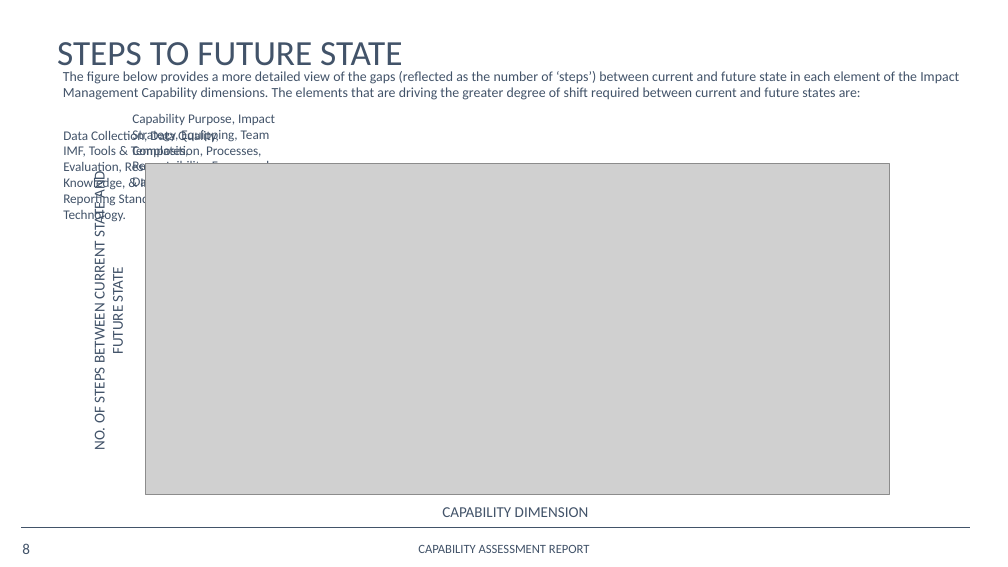
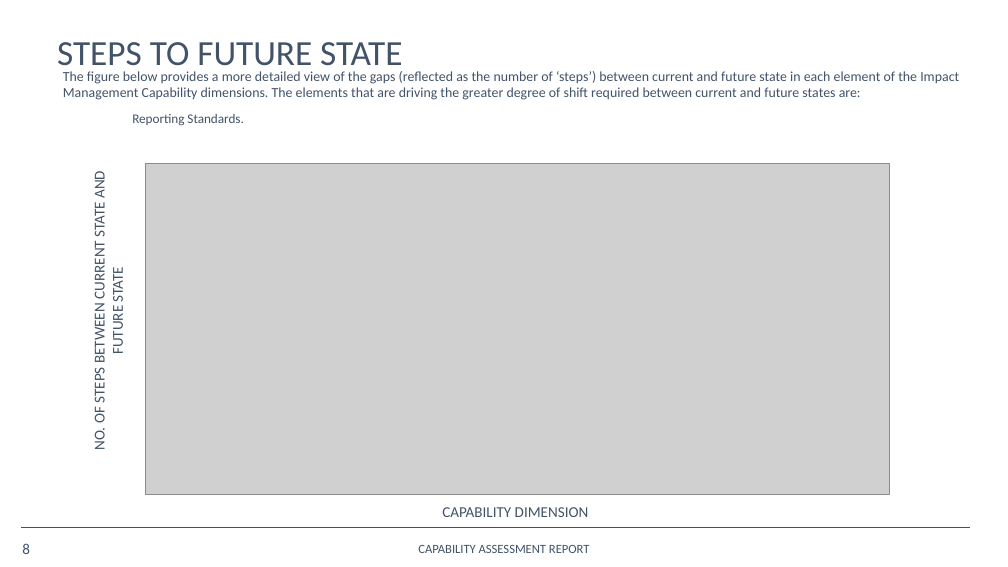
Before and after one commit to opus-meum/power-automate, a slide deck: slide 8 of Capability Assessment Report.pptx. Drawn at 1008x567 pixels with LibreOffice and Linux fonts; fonts in the diff are those of the drawing; grey boxes stand for pictures; background and template pictures are left out. Boxes give left, top, right and bottom in pixels: in the first picture for what was removed or moved away, otherwise in the second. Text is boxed around its words. In the diff, an @@ line names an element or a change of style, - is before the commit and + after.

```diff
--- a/Capability Assessment Report.pptx
+++ b/Capability Assessment Report.pptx
@@ text at bbox=[132, 114, 243, 126]: text changed @@
-Capability Purpose, Impact Strategy, Equipping, Team Composition, Processes, Responsibility Framework, Data Access,
+Reporting Standards.
@@ text removed at bbox=[63, 130, 219, 223] @@
-Data Collection, Data Quality, IMF, Tools & Templates, Evaluation, Research, Knowledge, & Insights, Reporting Standards, and Technology.
```
Also in this commit, not shown: 1 other file.
